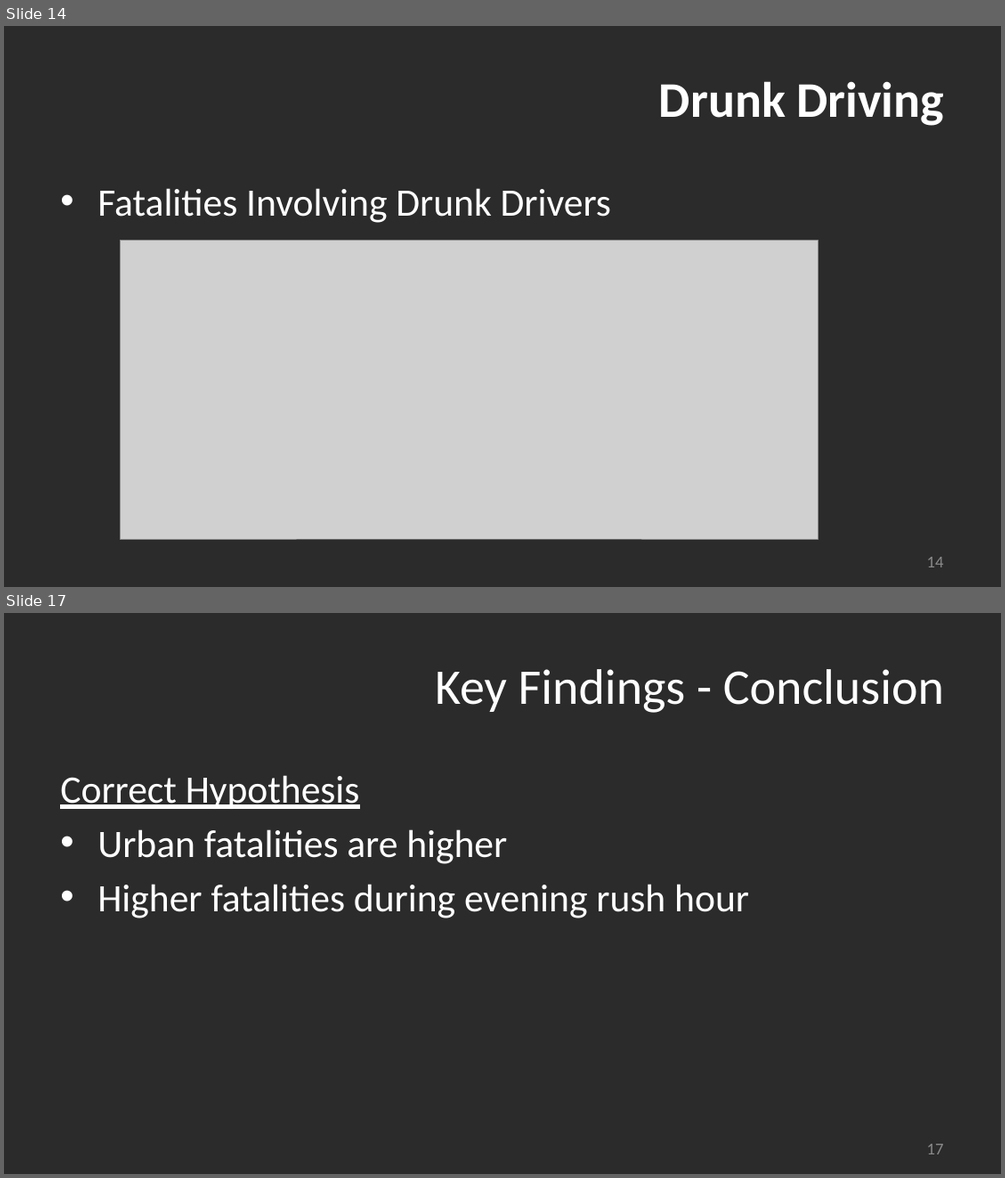
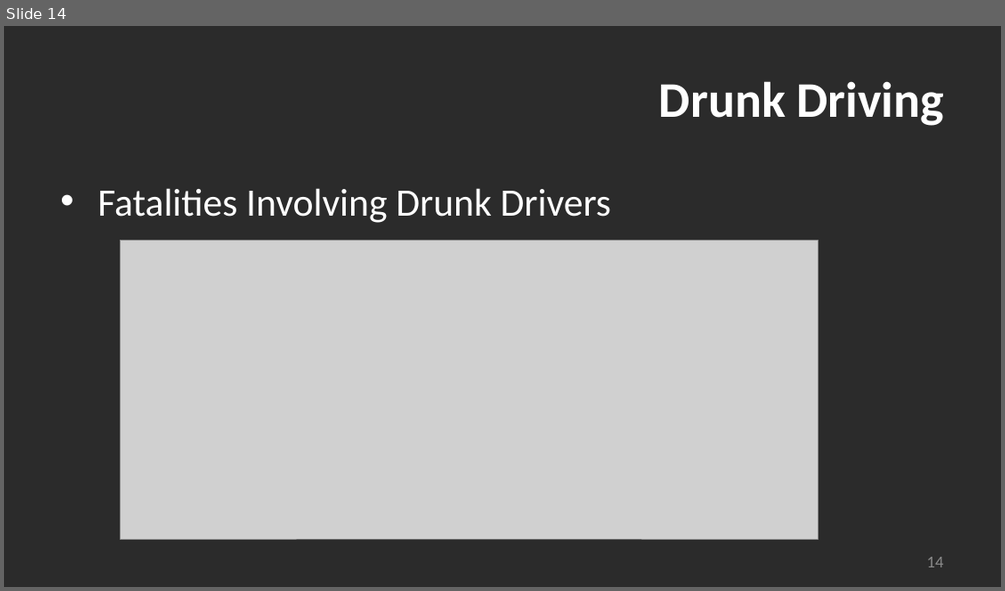
Before and after one commit to madams11/DataR-Project, a slide deck: US Bicycle Fatalities_Group 4_v2.pptx. Shown one above the other, each under a label of ours: slides 14 and 17 before the commit, slide 14 after it; the slides between them are not shown. The pictures are 1005x1178 and 1005x591 pixels, drawn with LibreOffice and Linux fonts; fonts in the diff are those of the drawing; grey boxes stand for pictures; background and template pictures are left out; a plain dark background stands for a picture behind light text. Boxes give left, top, right and bottom in pixels: in the first picture for what was removed or moved away, otherwise in the second. Text is boxed around its words. In the diff, an @@ line names an element or a change of style, - is before the commit and + after.

```diff
--- a/US Bicycle Fatalities_Group 4_v2.pptx
+++ b/US Bicycle Fatalities_Group 4_v2.pptx
@@ slide 17 removed at [4, 613, 1001, 1174], background picture (left out) @@
@@ title removed at [435, 669, 944, 713] @@
-Key Findings - Conclusion
@@ text removed at [60, 775, 749, 918] @@
-Correct Hypothesis
-• Urban fatalities are higher
-• Higher fatalities during evening rush hour
@@ page number removed at [927, 1143, 944, 1154] @@
-17
```
Also in this commit, not shown: 3 slides changed, 1 slide added, 1 other slide removed.
